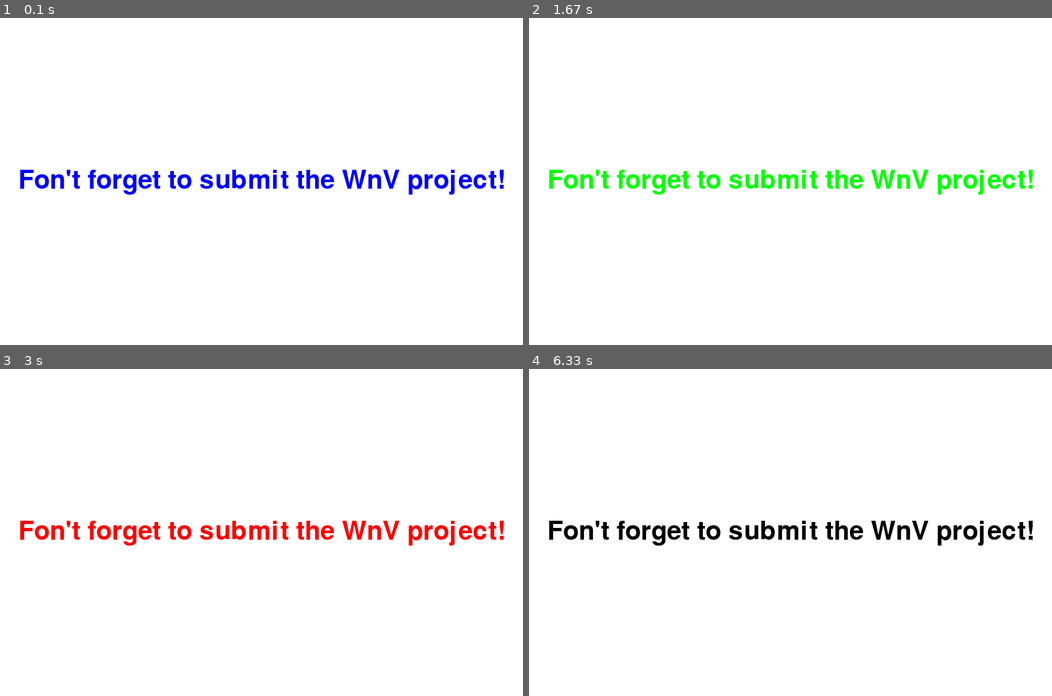
Above: before the commit, frames 1-4 (two rows, left to right).
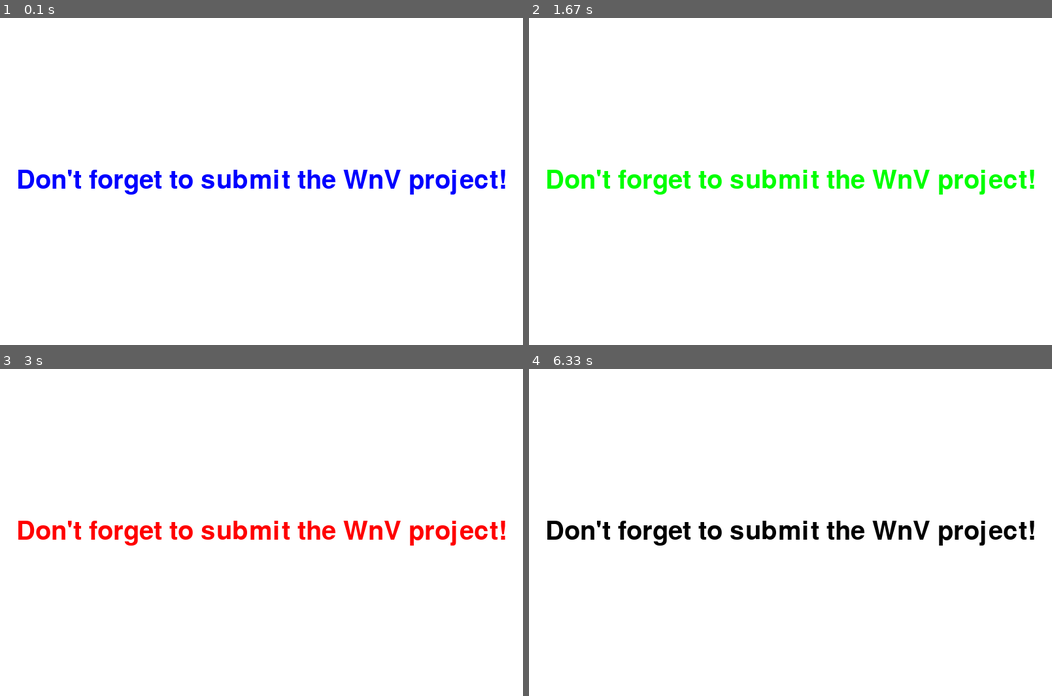
Above: after the commit, the same moments.

Repository: codeMountain15/object-oriented-programming-py
Game: pygame game, started from source_code/pyGameExample02.py
Two runs of this game, one before a commit and one after it. Both use one fixed random seed, a clock stepped at 60 frames per second and the inputs below.
Inputs:
- Up to frame 1 (0.1 s): no input
- Up to frame 2 (1.67 s): hold Up 0.83-1.3 s; hold Right from 1.33 s (still down)
- Up to frame 3 (3 s): release Right at 1.93 s; hold Left 1.97-2.6 s; hold Down from 2.63 s (still down)
- Up to frame 4 (6.33 s): release Down at 3.3 s; hold Left 3.33-4 s; hold Up 4.03-4.72 s; hold Right 4.75-5.43 s; hold Down 5.47-6.15 s; hold Left from 6.18 s (still down)

The runs differ from the first frame. In frame 1, 1.7% of the frame differs, in the area x 3-97%, y 46-54%; in frame 2, 1.7%; in frame 3, 1.7%; in frame 4, 1.7%.

Commit message:
Update pyGameExample02.py

Diff:
--- a/source_code/pyGameExample02.py
+++ b/source_code/pyGameExample02.py
@@ -50,7 +50,7 @@
     # create a blue message on the surface of the font object
     # the font color is stored in the nextColor variable
     # antialias is True, so the characters will have smooth edges
-    message = fontObject.render('Fon\'t forget to submit the WnV project!', True, nextColor)
+    message = fontObject.render('Don\'t forget to submit the WnV project!', True, nextColor)
 
     # create a rectangular object for the
     # text surface object
